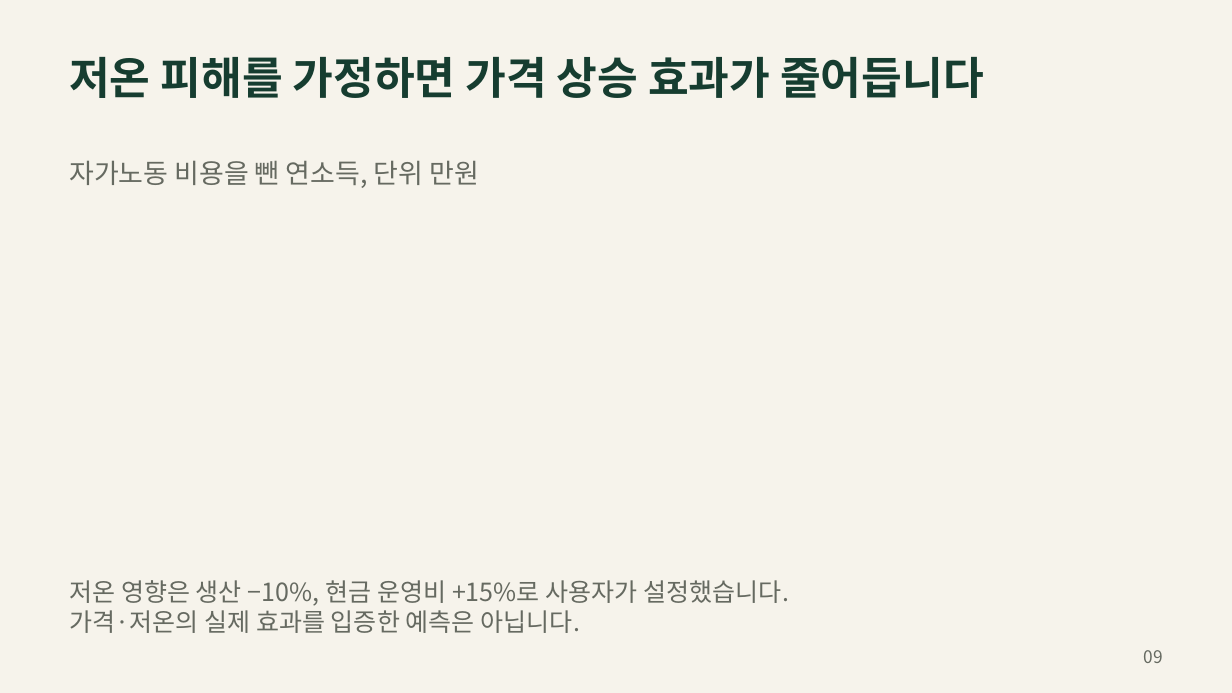
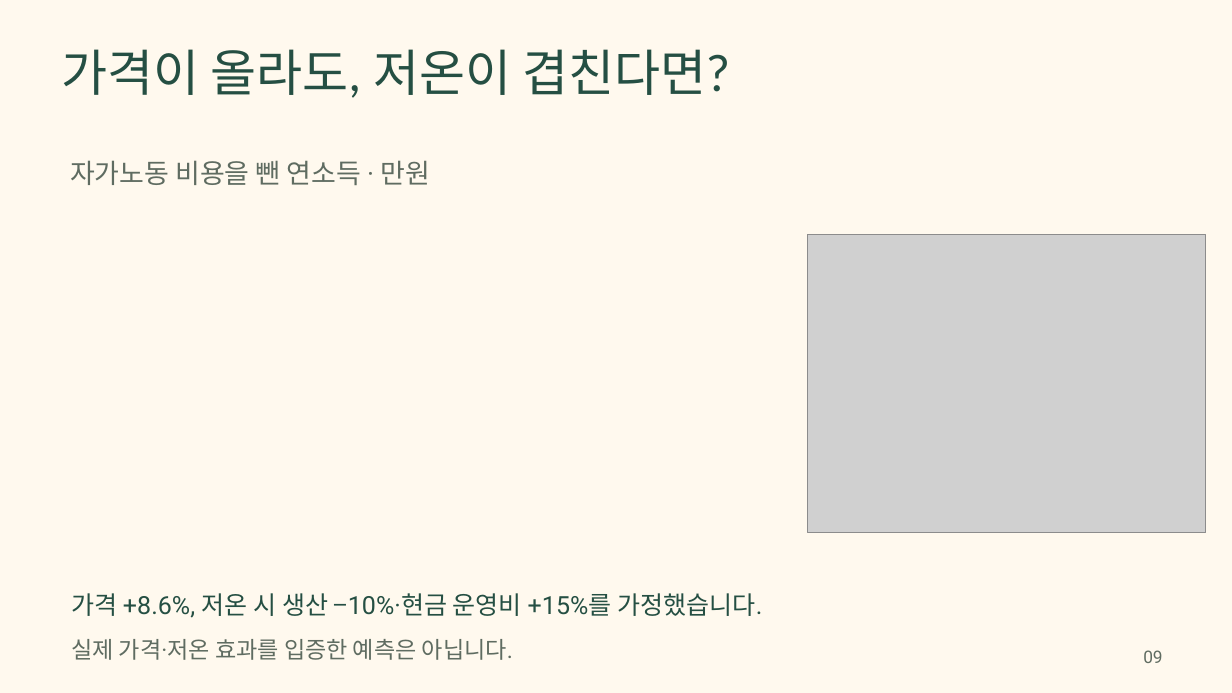
Before and after one commit to jinuk0211/smartfarm-adoption, a slide deck: slide 9 of presentation/smartfarm_proposal.pptx. Drawn at 1232x693 pixels with LibreOffice and Linux fonts; fonts in the diff are those of the drawing; grey boxes stand for pictures. Boxes give left, top, right and bottom in pixels: in the first picture for what was removed or moved away, otherwise in the second. Text is boxed around its words. In the diff, an @@ line names an element or a change of style, - is before the commit and + after.

```diff
--- a/presentation/smartfarm_proposal.pptx
+++ b/presentation/smartfarm_proposal.pptx
@@ background #F6F3EB to #FFF9EE @@
@@ text added at [62,49,730,98], 39 pt, text #254F43 @@
+가격이 올라도, 저온이 겹친다면?
@@ text removed at [69,57,983,98] @@
-저온 피해를 가정하면 가격 상승 효과가 줄어듭니다
@@ text at [70,160,431,185]: text changed; font Noto Sans CJK KR to Roboto; text colour #666A61 to #5F6C61 @@
-자가노동 비용을 뺀 연소득, 단위 만원
+자가노동 비용을 뺀 연소득 · 만원
@@ picture added at [808,234,1206,532] @@
@@ text at [71,593,762,618]: text changed; font Noto Sans CJK KR to Roboto; text colour #666A61 to #254F43 @@
-저온 영향은 생산 −10%, 현금 운영비 +15%로 사용자가 설정했습니다.
-가격·저온의 실제 효과를 입증한 예측은 아닙니다.
+가격 +8.6%, 저온 시 생산 −10%·현금 운영비 +15%를 가정했습니다.
@@ text added at [71,639,513,660], 18 pt, text #5F6C61 @@
+실제 가격·저온 효과를 입증한 예측은 아닙니다.
@@ text "09" at [1143,650,1162,663]: font Noto Sans CJK KR to Roboto, text colour #666A61 to #5F6C61 @@
```
Also in this commit, not shown: 27 other slides changed, 20 other files.
